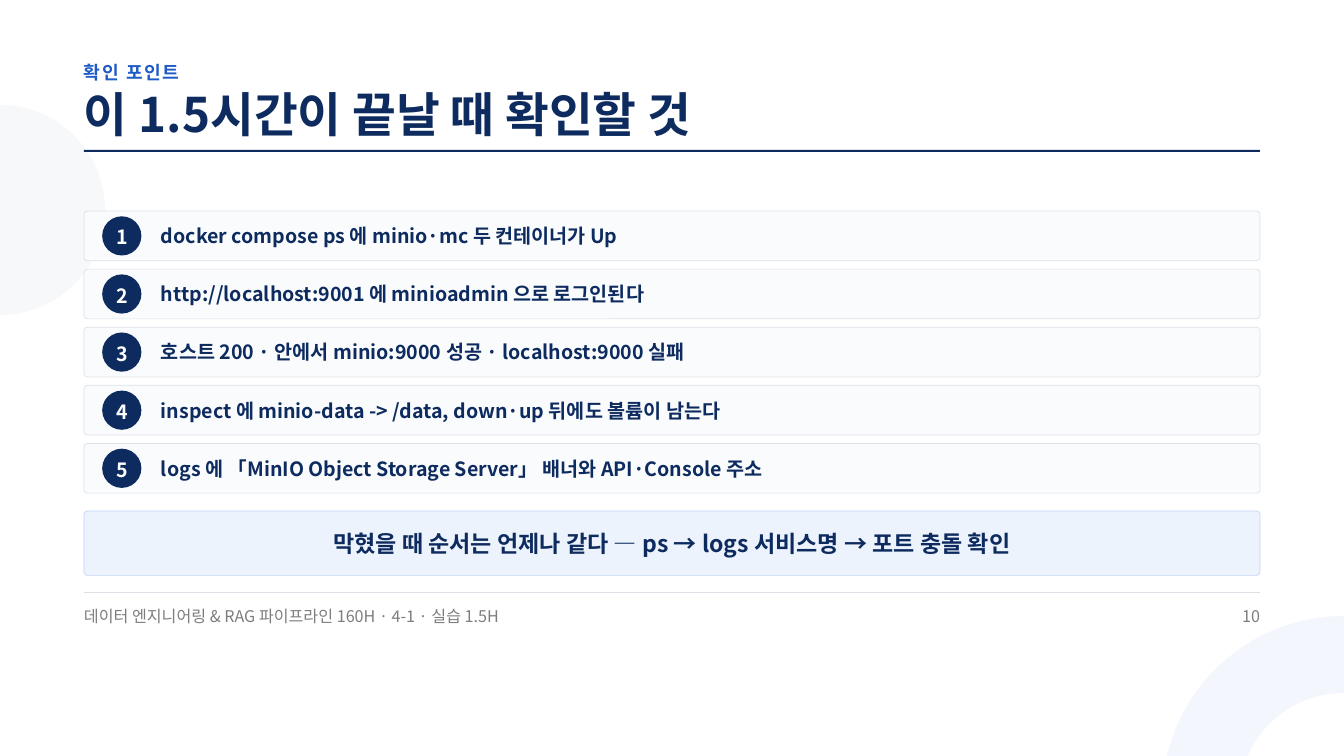
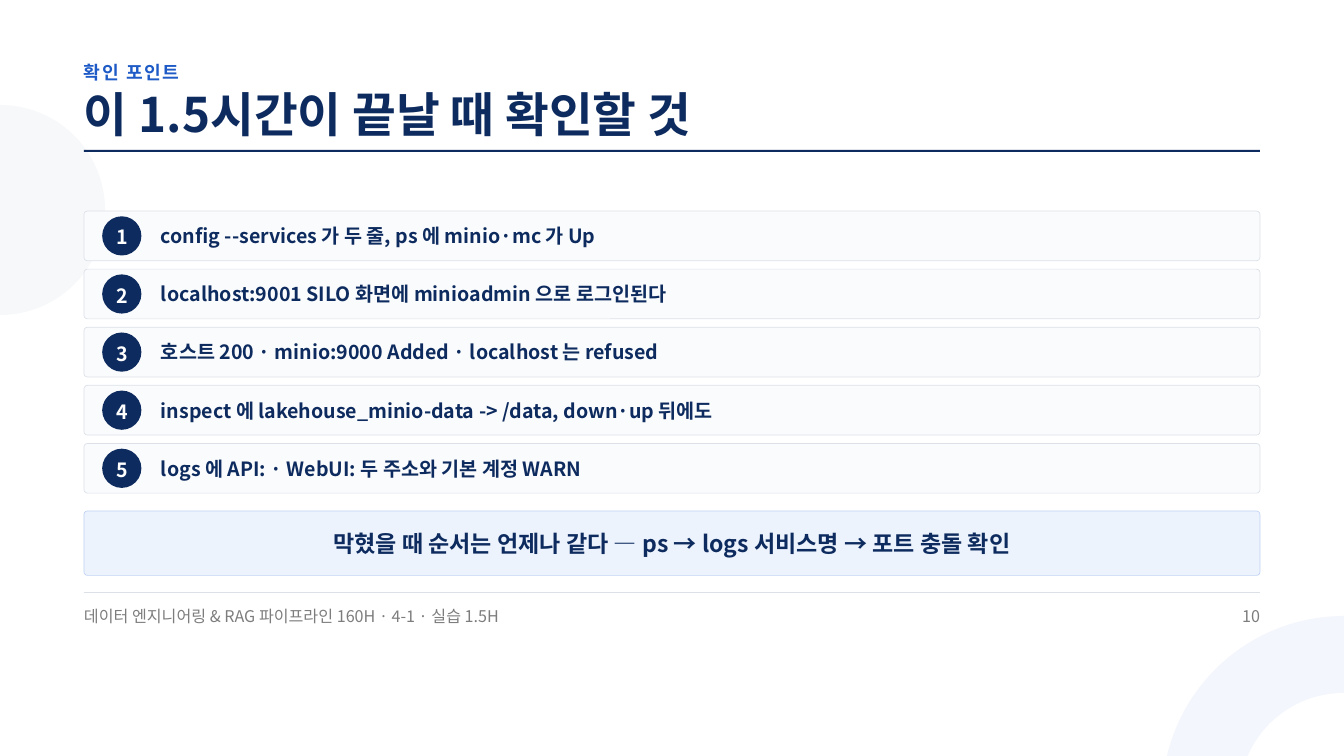
Before and after one commit to aebonlee/materials, a slide deck: slide 10 of data-eng/decks/w4d1s2.pptx. Drawn at 1344x756 pixels with LibreOffice and Linux fonts; fonts in the diff are those of the drawing. Boxes give left, top, right and bottom in pixels: in the first picture for what was removed or moved away, otherwise in the second. Text is boxed around its words. In the diff, an @@ line names an element or a change of style, - is before the commit and + after.

```diff
--- a/data-eng/decks/w4d1s2.pptx
+++ b/data-eng/decks/w4d1s2.pptx
@@ text at (161,226,595,248): text changed @@
-docker compose ps 에 minio·mc 두 컨테이너가 Up
+config --services 가 두 줄, ps 에 minio·mc 가 Up
@@ text at (161,284,666,303): text changed @@
-http://localhost:9001 에 minioadmin 으로 로그인된다
+localhost:9001 SILO 화면에 minioadmin 으로 로그인된다
@@ text at (161,342,658,361): text changed @@
-호스트 200 · 안에서 minio:9000 성공 · localhost:9000 실패
+호스트 200 · minio:9000 Added · localhost 는 refused
@@ text at (161,401,713,423): text changed @@
-inspect 에 minio-data -> /data, down·up 뒤에도 볼륨이 남는다
+inspect 에 lakehouse_minio-data -> /data, down·up 뒤에도
@@ text at (161,459,582,481): text changed @@
-logs 에 「MinIO Object Storage Server」 배너와 API·Console 주소
+logs 에 API: · WebUI: 두 주소와 기본 계정 WARN
```
Also in this commit, not shown: 8 other slides changed, 1 slide added, 1 slide removed, 42 other files.
